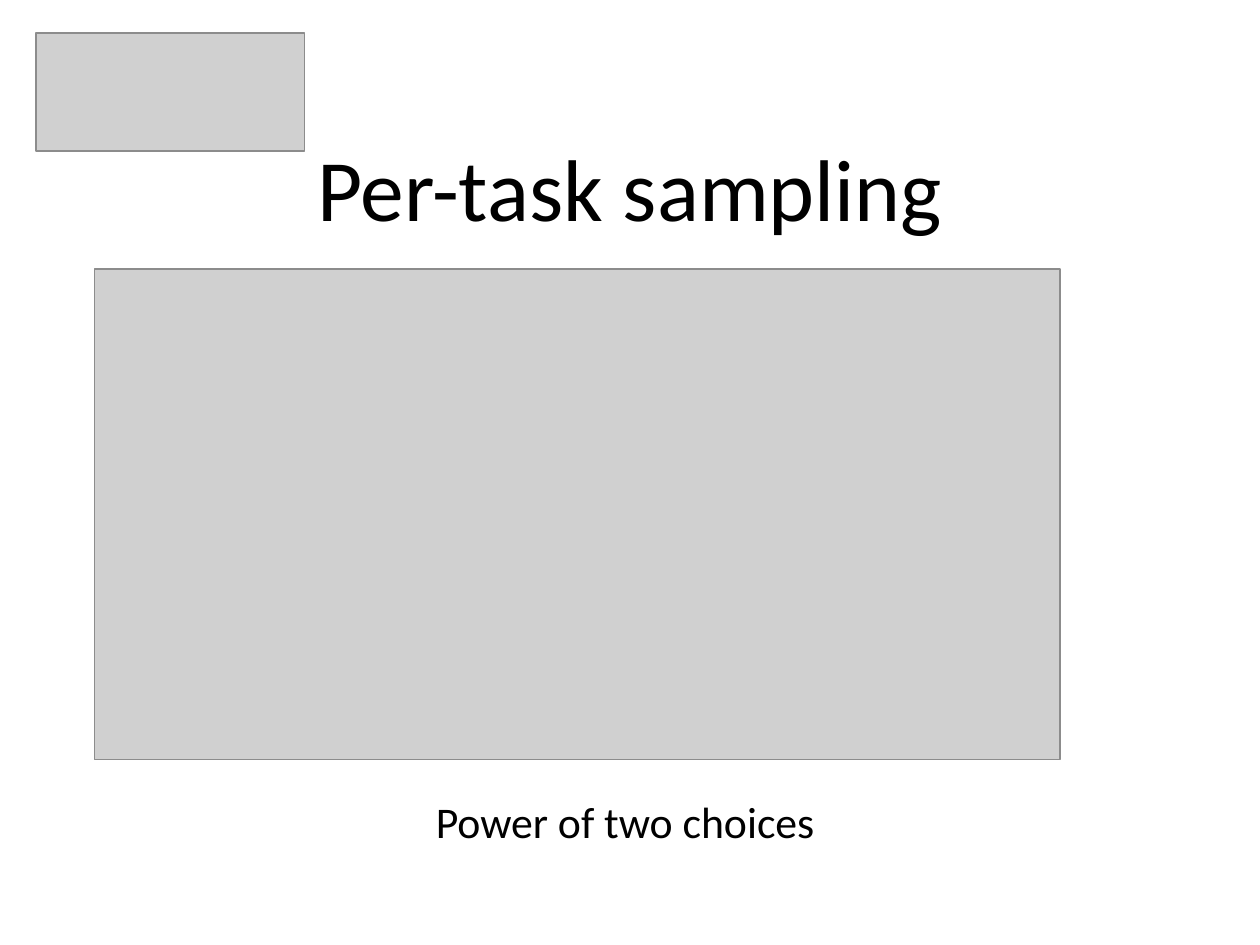
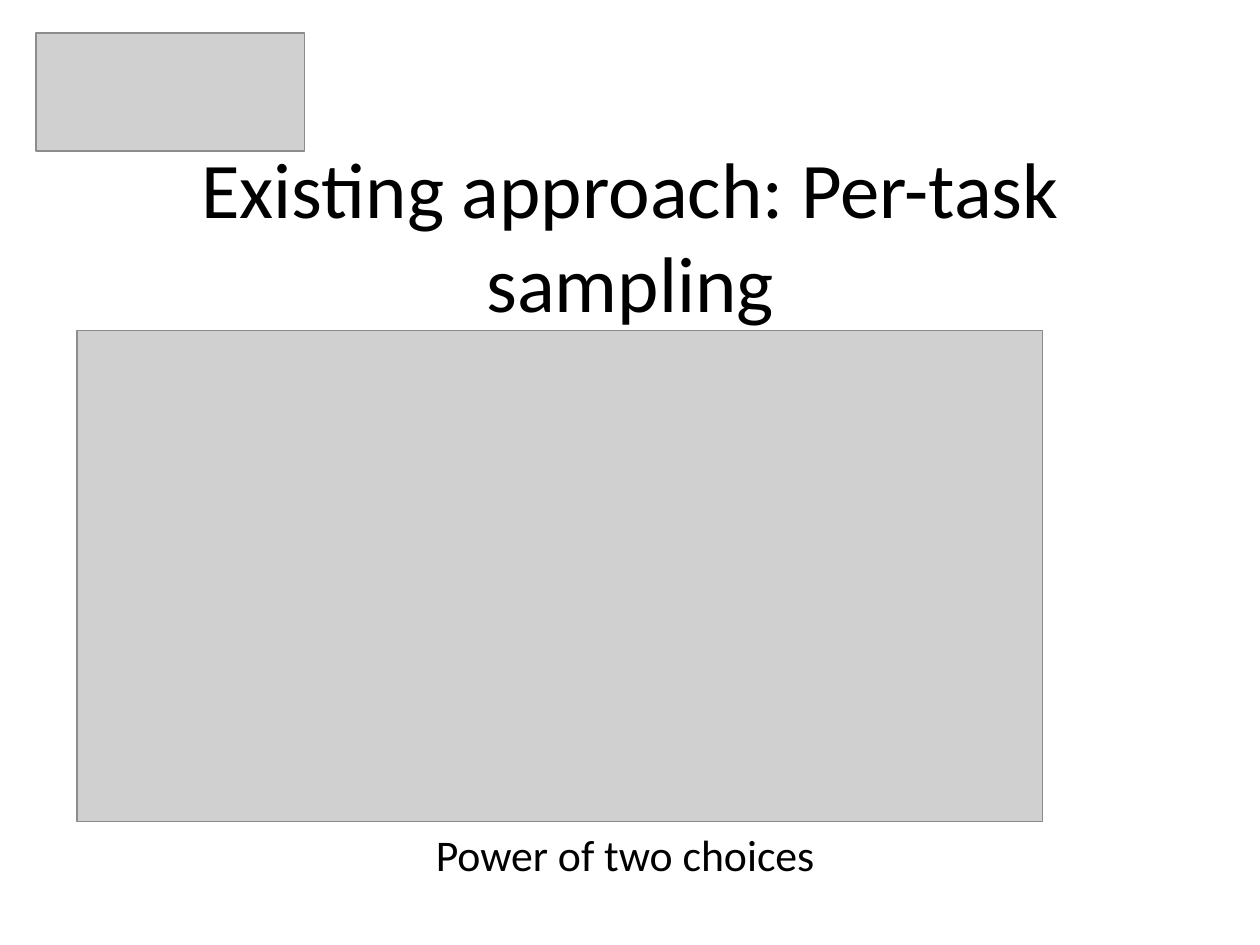
Before and after one commit to PeBraz/MapNoReduce, a slide deck: slide 7 of paper-presentation/padi-presentation.pptx. Drawn at 1260x945 pixels with LibreOffice and Linux fonts; fonts in the diff are those of the drawing; grey boxes stand for pictures. Boxes give left, top, right and bottom in pixels: in the first picture for what was removed or moved away, otherwise in the second. Text is boxed around its words. In the diff, an @@ line names an element or a change of style, - is before the commit and + after.

Commit message:
power of two choices; vejam e alterem

```diff
--- a/paper-presentation/padi-presentation.pptx
+++ b/paper-presentation/padi-presentation.pptx
@@ title at [201,163,1058,331]: text changed; size 50 to 45 pt @@
-Per-task sampling
+Existing approach: Per-task sampling
@@ picture: place and size @@
-picture at [94,268,1060,759]
+picture at [77,330,1042,820]
@@ text "Power of two choices": place and size @@
-text "Power of two choices" at [436,807,815,839]
+text "Power of two choices" at [436,840,815,872]
```
